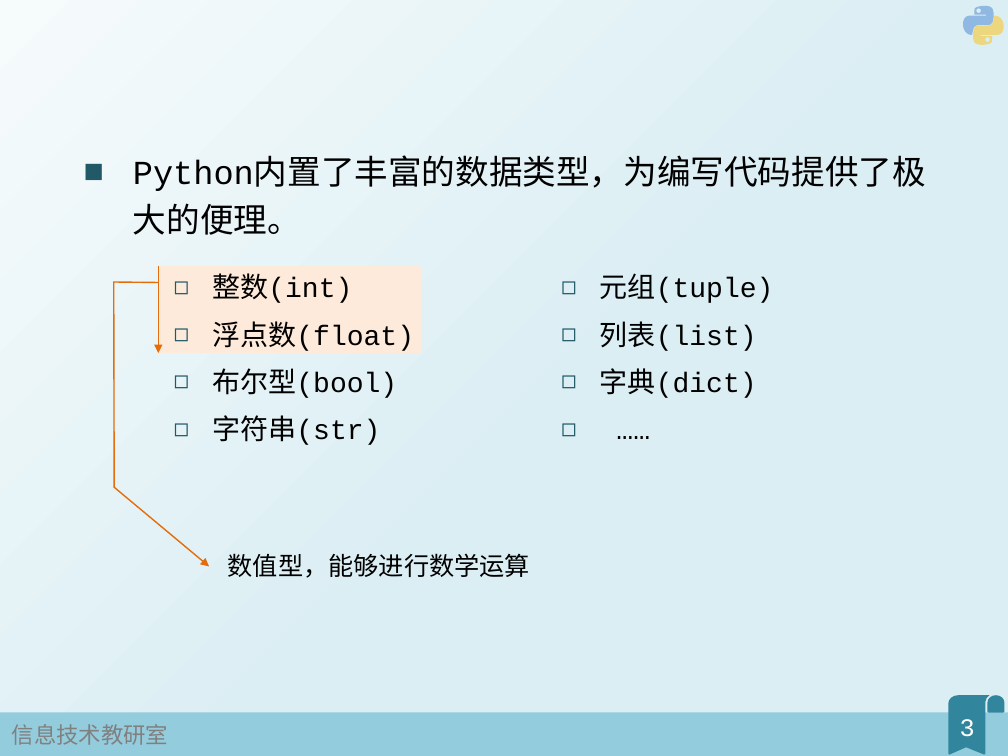
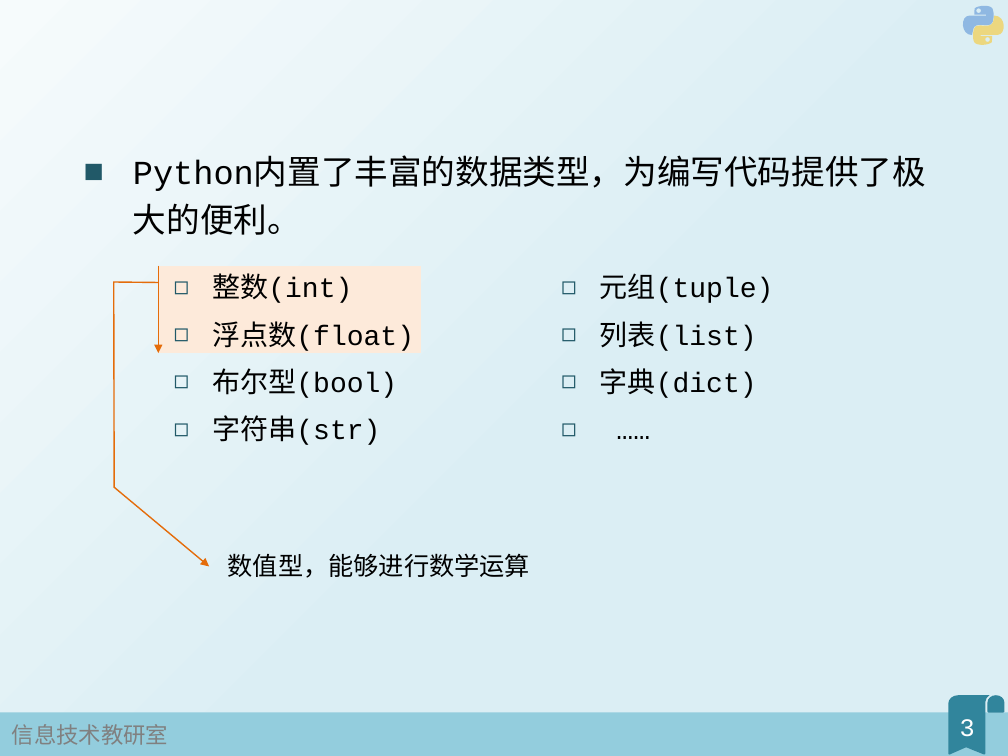
Before and after one commit to fjzfmxd/-, a slide deck: slide 3 of 2Python基本类型/幻灯片.pptx. Drawn at 1008x756 pixels with LibreOffice and Linux fonts; fonts in the diff are those of the drawing; background and template pictures are left out. Boxes give left, top, right and bottom in pixels: in the first picture for what was removed or moved away, otherwise in the second. Text is boxed around its words. In the diff, an @@ line names an element or a change of style, - is before the commit and + after.

```diff
--- a/2Python基本类型/幻灯片.pptx
+++ b/2Python基本类型/幻灯片.pptx
@@ text at [133, 159, 926, 235]: text changed @@
-■ Python内置了丰富的数据类型，为编写代码提供了极大的便理。
+■ Python内置了丰富的数据类型，为编写代码提供了极大的便利。
```
Also in this commit, not shown: 2 other slides changed, 1 other file.
